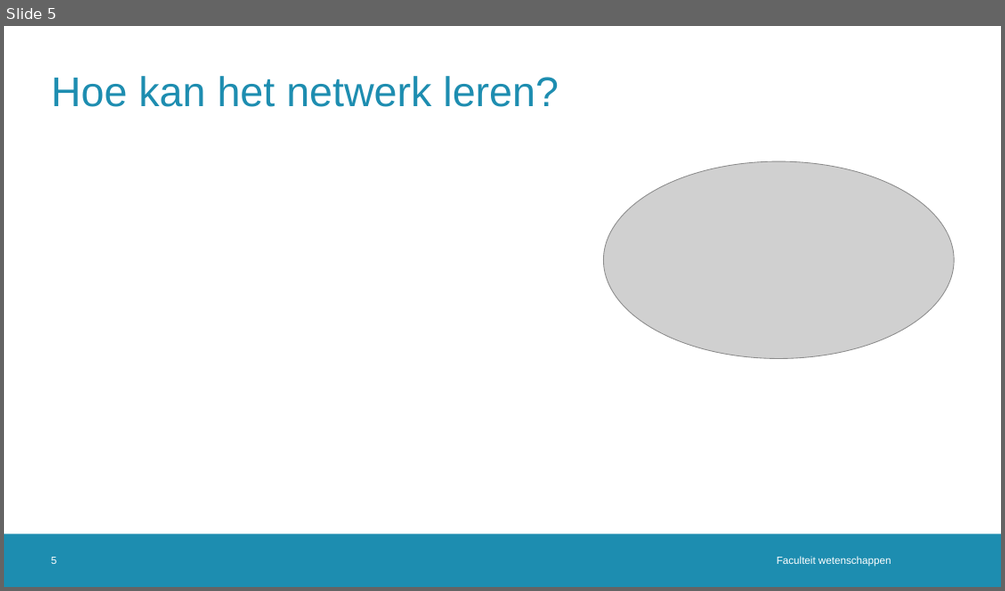
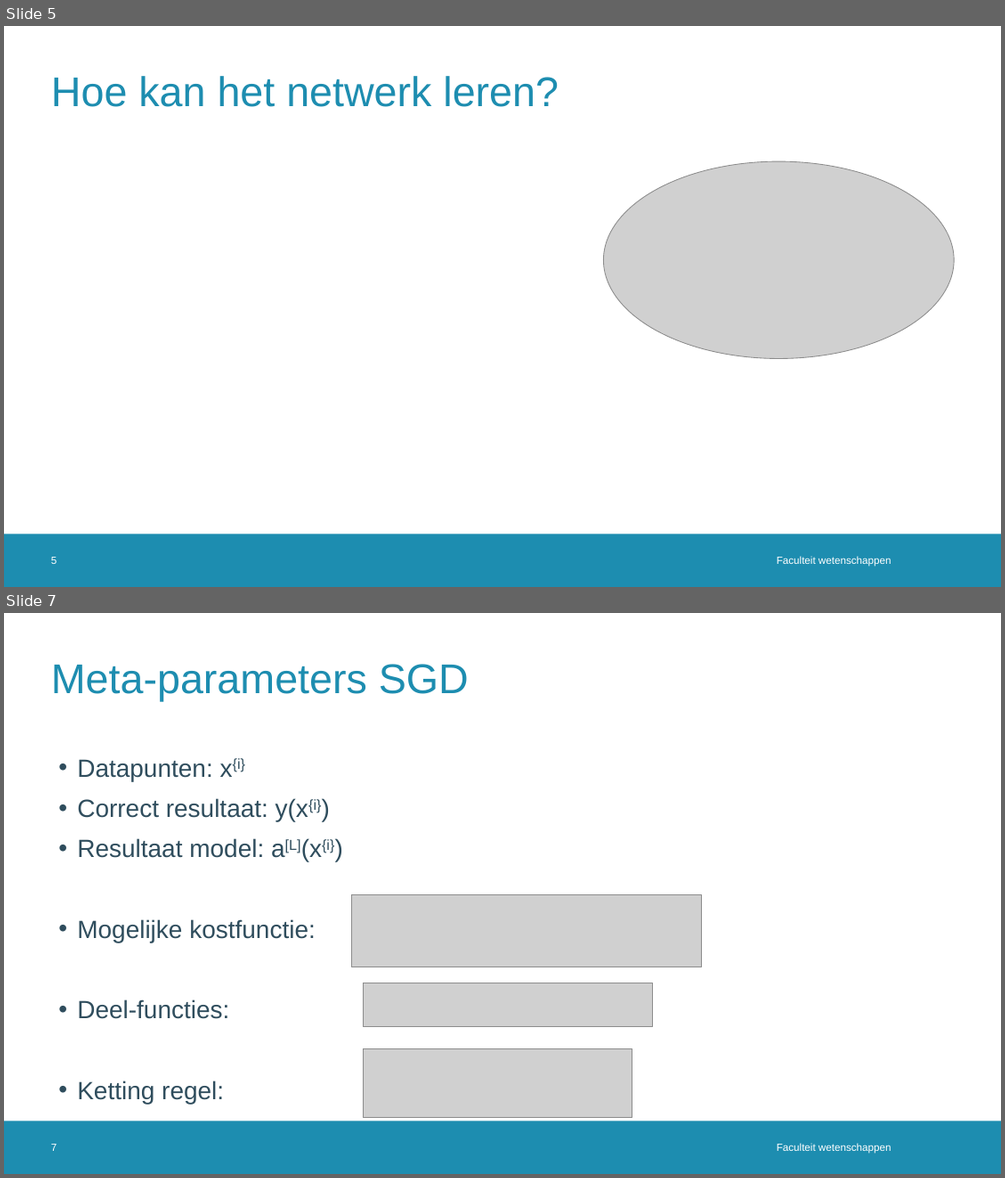
Before and after one commit to JoppeDJ/BachelorProef, a slide deck: Literatuurstudie/Literatuurstudie_ppt.pptx. Shown one above the other, each under a label of ours: slide 5 before the commit, slides 5 and 7 after it; the slides between them are not shown. The pictures are 1005x591 and 1005x1178 pixels, drawn with LibreOffice and Linux fonts; fonts in the diff are those of the drawing; grey boxes stand for pictures; background and template pictures are left out. Boxes give left, top, right and bottom in pixels: in the first picture for what was removed or moved away, otherwise in the second. Text is boxed around its words. In the diff, an @@ line names an element or a change of style, - is before the commit and + after.

```diff
--- a/Literatuurstudie/Literatuurstudie_ppt.pptx
+++ b/Literatuurstudie/Literatuurstudie_ppt.pptx
@@ slide 7 added at (4, 613, 1001, 1174), background #FFFFFF; not listed: 1 template element that a slide beside it also shows @@
@@ title added at (51, 664, 469, 701), 40 pt, text #1D8DB0 @@
+Meta-parameters SGD
@@ text added at (77, 758, 334, 1103), 24 pt, text #2F4D5D @@
+• Datapunten: x{i}
+• Correct resultaat: y(x{i})
+• Resultaat model: a[L](x{i})
+• Mogelijke kostfunctie:
+• Deel-functies:
+• Ketting regel:
@@ picture added at (352, 895, 702, 966) @@
@@ picture added at (363, 982, 653, 1026) @@
@@ picture added at (363, 1049, 632, 1118) @@
@@ page number added at (51, 1143, 57, 1151), 10 pt, text #FFFFFF @@
+7
@@ text added at (777, 1143, 890, 1153), 10 pt, text #FFFFFF @@
+Faculteit wetenschappen
```
Also in this commit, not shown: 1 slide changed, 2 other slides added.
